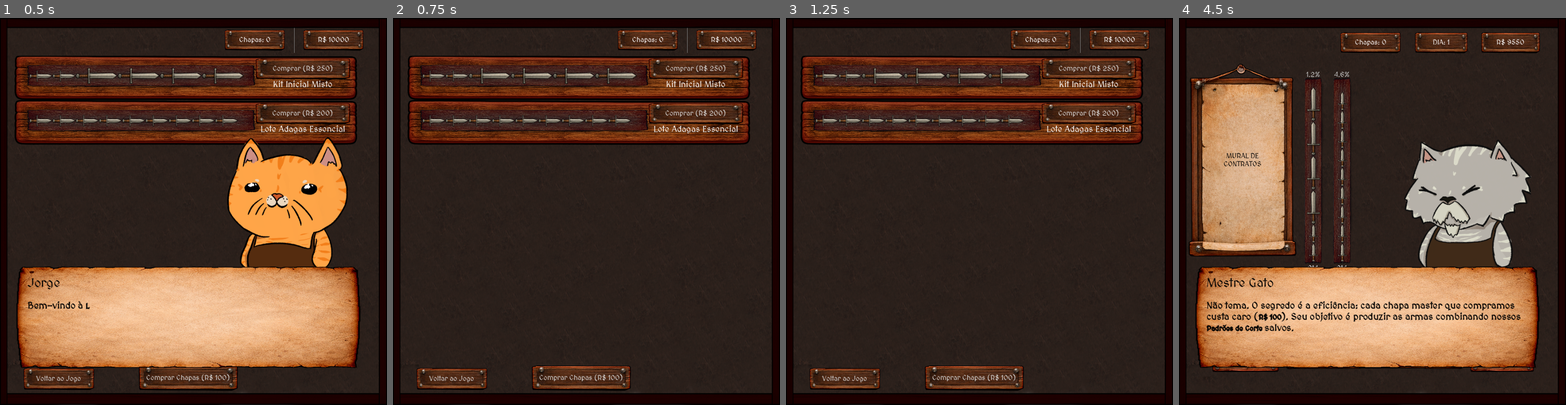
Above: before the commit, frames 1-4 (left to right).
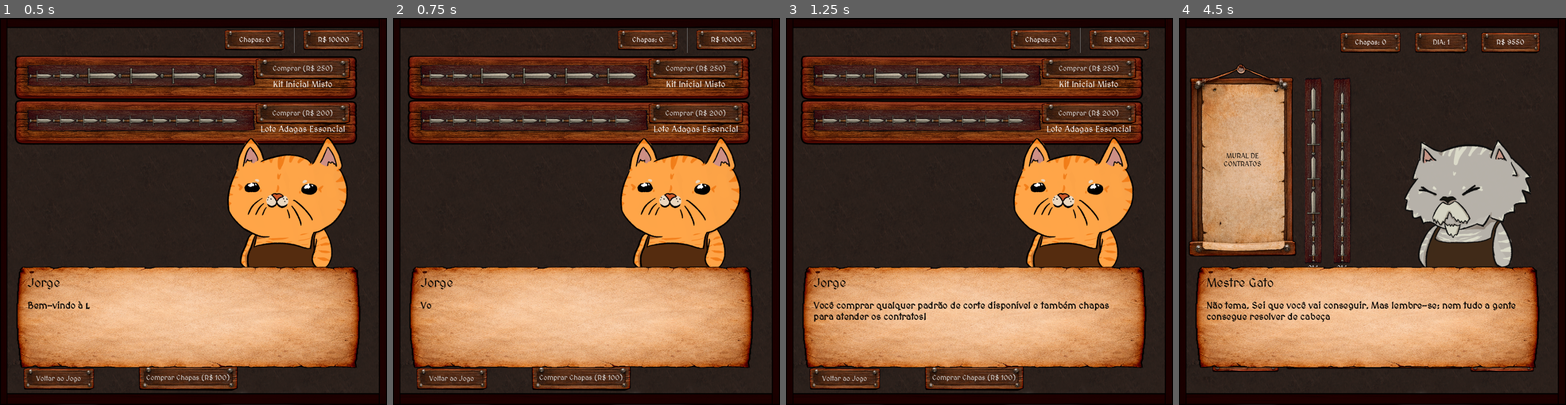
Above: after the commit, the same moments.

Repository: VitaumOS/Jogo_IC-Godot
Game: Godot game, scene res://scene/Cena_Loja.tscn
The game is run twice, just before and just after one commit, with the same random seed, the same clock (stepped at 60 frames per second) and the same inputs. This scene is started directly instead of the project's main scene.
Inputs (mouse positions are in pixels of both pictures, inside the frame that each line leads up to):
- Up to frame 1 (0.5 s): no input
- Up to frame 2 (0.75 s): tap Enter (ui_accept) at 0.5 s; move the mouse to (671, 192) at 0.52 s; click (671, 192) at 0.67 s
- Up to frame 3 (1.25 s): tap Enter (ui_accept) at 0.77 s
- Up to frame 4 (4.5 s): click (1480, 68) at 1.25 s, where only the run before the commit has a clickable "Comprar (R$ 250)"; click "Comprar (R$ 200)" at 2 s; click "Voltar ao Jogo" at 2.75 s; tap Enter (ui_accept) at 3.5, 3.77, 4.25 s; move the mouse to (1295, 230) at 3.52 s; click (1295, 230) at 3.67 s; move the mouse to (1411, 126) at 4.27 s; click (1411, 126) at 4.42 s

Frame 1 is identical in both runs. In frame 2, 31% of the frame differs, in the area x 4-94%, y 30-91%; in frame 3, 30%; in frame 4, 1.8%.

Commit message:
mudanças

Diff:
--- a/data_json/contratos.json
+++ b/data_json/contratos.json
@@ -2,17 +2,26 @@
   "contratos": [
     { "dia": 1, "nome": "Patrulha Rural", "demanda": [9, 0, 0, 0, 0, 0], "recompensa": 350 },
     { "dia": 1, "nome": "Segurança de Taberna", "demanda": [2, 8, 0, 0, 0, 0], "recompensa": 420 },
-    { "dia": 2, "nome": "Caça aos Ratos", "demanda": [0, 4, 4, 0, 0, 0], "recompensa": 550 },
-    { "dia": 2, "nome": "Caravana de Seda", "demanda": [5, 4, 7, 9, 0, 0], "recompensa": 680 },
-    { "dia": 3, "nome": "Supressão de Bandidos", "demanda": [13, 11, 0, 0, 0, 0], "recompensa": 950 },
-    { "dia": 3, "nome": "Escolta de Ervanário", "demanda": [3, 1, 3, 4, 0, 0], "recompensa": 1150 },
+
+    { "dia": 2, "nome": "Caça aos Ratos", "demanda": [0, 4, 4, 0, 0, 0], "recompensa": 400},
+    { "dia": 2, "nome": "Caravana de Seda", "demanda": [5, 4, 7, 9, 0, 0], "recompensa": 500 },
+    { "dia": 2, "nome": "Armas para os soldados Reais", "demanda": [9, 12, 7, 12, 0, 0], "recompensa": 550 },
+    { "dia": 2, "nome": "Caravana de Tecidos", "demanda": [11, 8, 5, 5, 0, 0], "recompensa": 600 },
+
+    { "dia": 3, "nome": "Supressão de Bandidos", "demanda": [20, 11, 10, 0, 0, 0], "recompensa": 950 },
+    { "dia": 3, "nome": "Escolta de Ervanário", "demanda": [25, 2, 30, 4, 0, 0], "recompensa": 1050 },
+    { "dia": 3, "nome": "Escolta de Comissários", "demanda": [30, 1, 3, 10, 0, 0], "recompensa": 1250 },
+
     { "dia": 4, "nome": "Vigília Noturna", "demanda": [5, 5, 12, 8, 4, 0], "recompensa": 1400 },
     { "dia": 4, "nome": "Manutenção de Muralhas", "demanda": [11, 6, 11, 3, 6, 0], "recompensa": 1450 },
+
     { "dia": 5, "nome": "Cerco ao Forte", "demanda": [19, 13, 7, 5, 8, 0], "recompensa": 1950 },
     { "dia": 5, "nome": "Proteção Real", "demanda": [11, 11, 11, 7, 5, 2], "recompensa": 2000 },
+
     { "dia": 6, "nome": "Exploração de Minas", "demanda": [7, 7, 19, 11, 4, 3], "recompensa": 3000 },
     { "dia": 6, "nome": "Expedição de Reconhecimento", "demanda": [9, 9, 9, 9, 5, 4], "recompensa": 3400 },
-    { "dia": 7, "nome": "Guarda de Honra Ducal", "demanda": [4, 4, 13, 13, 11, 5], "recompensa": 4900 },
-    { "dia": 7, "nome": "Batalha do Armagedom", "demanda": [27, 21, 14, 11, 9, 7], "recompensa": 3000 }
+
+    { "dia": 7, "nome": "Guarda de Honra Ducal", "demanda": [90, 4, 0, 0, 19, 5], "recompensa": 4900 },
+    { "dia": 7, "nome": "Batalha do Armagedom", "demanda": [60, 27, 19, 23, 9, 22], "recompensa": 3000 }
   ]
 }
--- a/data_json/dialogos.json
+++ b/data_json/dialogos.json
@@ -12,22 +12,50 @@
     },
     {
       "nome": "Mestre Gato",
-      "texto": "Não tema. O segredo é a eficiência: cada chapa master que compramos custa caro ([b]R$ 100[/b]). Seu objetivo é produzir as armas combinando nossos [b]Padrões de Corte[/b] salvos.",
+      "texto": "Não tema. Sei que você vai conseguir. Mas lembre-se: nem tudo a gente consegue resolver de cabeça",
       "retrato": "res://Sprite/gatinhos/Ferreiro.png"
     },
     {
-      "nome": "Mestre Gato",
-      "texto": "Se você atender às demandas gastando o mínimo possível de chapas, nossa margem de lucro será alta e a ferraria prospera. Use os botões [+] e [-] na lista para decidir quantas vezes usar cada padrão hoje!",
-      "retrato": "res://Sprite/gatinhos/Ferreiro.png"
+      "nome": "Jorge",
+      "texto": "...",
+      "retrato": "res://Sprite/gatinhos/NekoJorge.png"
+    },
+    {
+      "nome": "Jorge",
+      "texto": "B-bom, vamos ver o que conseguimos fazer!",
+      "retrato": "res://Sprite/gatinhos/NekoJorge.png"
+    },
+
+    {
+      "nome": "Jorge",
+      "texto": "Antes de mais nada, deixa eu te apresentar a ferraria: Aqui você pode selecionar um contrato, comprar padrões de cortes e chapas para atender o contrato e, quando tiver tudo pronto, você pode começar a BATER O FERRO, para montar todas as armas do contrato.",
+      "retrato": "res://Sprite/gatinhos/NekoJorge.png"
+    },
+    {
+      "nome": "Jorge",
+      "texto": "Quando terminar tudo que tem para fazer no dia, aperte o botão para passar o dia. Lembre-se que você tem taxas a pagar diariamente, então termine tudo mesmo antes de prosseguir!",
+      "retrato": "res://Sprite/gatinhos/NekoJorge.png"
     }
   ],
+
+
+
+
   "primeira_loja": [
     {
       "nome": "Jorge",
       "retrato": "res://Sprite/gatinhos/NekoJorge.png",
-      "texto": "Bem-vindo à [b]Loja de Padrões[/b]! Aqui você usa seus lucros para liberar novas combinações de corte. Quanto mais padrões você tiver, mais fácil será combinar as peças para reduzir o desperdício!"
+      "texto": "Bem-vindo à [b]Loja de Padrões[/b]! Aqui você usa seu dinheiro para liberar novas combinações de corte. Quanto mais padrões você tiver, mais fácil será combinar as peças para reduzir o desperdício!"
+    },
+    {
+      "nome": "Jorge",
+      "retrato": "res://Sprite/gatinhos/NekoJorge.png",
+      "texto": "Você comprar qualquer padrão de corte disponível e também chapas para atender os contratos!"
     }
   ],
+
+
+
   "primeiro_mural": [
     {
       "nome": "Jorge",
@@ -35,13 +63,25 @@
       "texto": "Este é o [b]Mural de Contratos[/b]. Aqui você escolhe quais pedidos a ferraria vai atender hoje. Fique de olho na demanda de armas e na recompensa antes de aceitar!"
     }
   ],
+
+
+
   "primeiro_desperdicio": [
     {
       "nome": "Jorge",
       "retrato": "res://Sprite/gatinhos/NekoJorge.png",
       "texto": "Preste atenção, Jorge! Aquela barra [b]Vermelha[/b] ali embaixo apareceu. Isso significa [b]Desperdício[/b]! Você cortou mais peças do que o cliente pediu. Cada pedaço que sobra é dinheiro jogado no lixo!"
+    },
+
+    {
+      "nome": "Jorge",
+      "retrato": "res://Sprite/gatinhos/NekoJorge.png",
+      "texto": "É normal desperdiçar, as vezes o padrão de corte que você vai usar vai ultrapassar o limite, mas é sempre bom evitar e fazer escolhas mais econômicas!"
     }
   ],
+
+
+
   "primeira_modelagem": [
     {
       "nome": "Jorge",
@@ -49,6 +89,9 @@
       "texto": "Chega de adivinhar de cabeça! Esta é a tela de [b]Modelagem Matemática[/b]. Aqui nós transformamos a demanda em Restrições e os padrões em Variáveis de Decisão. O solver PuLP vai calcular a solução ótima para você!"
     }
   ],
+
+
+
   "2": [
     {
       "nome": "Jorge",
@@ -56,16 +99,18 @@
       "retrato": "res://Sprite/gatinhos/NekoJorge.png"
     },
     {
-      "nome": "Mestre Gato (Nota no Quadro)",
-      "texto": "『Jorge, cada chapa master tem exatamente [b]500mm[/b]. Quando um padrão não preenche totalmente esses 500mm, a sobra é [b]Desperdício[/b] puro! Dinheiro jogado no lixo.』",
-      "retrato": "res://Sprite/gatinhos/Ferreiro.png"
+      "nome": "Jorge",
+      "texto": "Seria bom termos uma noção do quanto a gente tá desperdiçando,né. Agora podemos ver o quanto estamos gastando em cada padrão de corte!",
+      "retrato": "res://Sprite/gatinhos/NekoJorge.png"
     },
     {
       "nome": "Jorge",
-      "texto": "Entendi! Hoje os clientes pediram itens diferentes. Preciso olhar com atenção a barra visual de cada padrão e escolher aqueles que geram a menor perda de material possível.",
+      "texto": "Use isso como um guia para comprar padrões de corte: padrões de corte que desperdiçam muito devem ser evitados!",
       "retrato": "res://Sprite/gatinhos/NekoJorge.png"
     }
   ],
+
+
   "3": [
     {
       "nome": "Jorge",
@@ -78,6 +123,8 @@
       "retrato": "res://Sprite/gatinhos/NekoJorge.png"
     }
   ],
+
+
   "4": [
     {
       "nome": "Jorge",
@@ -115,6 +162,9 @@
       "retrato": "res://Sprite/gatinhos/NekoJorge.png"
     }
   ],
+
+
+
   "5": [
     {
       "nome": "Jorge",
--- a/data_json/padroes.json
+++ b/data_json/padroes.json
@@ -5,15 +5,40 @@
 
     { "dia": 2, "nome": "Fronteira Espadas G", "composicao": [0, 0, 4, 0, 0, 0], "preco": 100 },
     { "dia": 2, "nome": "Corte Machado e Adaga", "composicao": [1, 0, 0, 5, 0, 0], "preco": 120 },
+    { "dia": 2, "nome": "Trinca de Espadas M", "composicao": [0, 3, 1, 0, 0, 0], "preco": 140 },
+    { "dia": 2, "nome": "Lote Adaga Otimizado", "composicao": [9, 0, 0, 0, 0, 0], "preco": 180 },
+    { "dia": 2, "nome": "Corte Misto de Defesa", "composicao": [2, 2, 1, 0, 0, 0], "preco": 160 },
+    { "dia": 2, "nome": "Par de Machados Compacto", "composicao": [0, 0, 0, 2, 0, 0], "preco": 90 },
+    { "dia": 2, "nome": "Dupla Espada e Machado", "composicao": [0, 2, 0, 2, 0, 0], "preco": 150 },
+    { "dia": 2, "nome": "Excesso de Adagas", "composicao": [5, 1, 0, 1, 0, 0], "preco": 130 },
 
     { "dia": 3, "nome": "Padrão Desperdiçador (Ruim)", "composicao": [1, 1, 0, 0, 0, 0], "preco": 50 },
     { "dia": 3, "nome": "Sucata Otimizada G", "composicao": [3, 0, 2, 1, 0, 0], "preco": 200 },
+    { "dia": 3, "nome": "Linha de Arcos Leves", "composicao": [1, 0, 0, 0, 2, 0], "preco": 220 },
+    { "dia": 3, "nome": "Corte Avançado Misto", "composicao": [1, 2, 1, 1, 0, 0], "preco": 240 },
+    { "dia": 3, "nome": "Otimização Espada G", "composicao": [3, 1, 2, 0, 0, 0], "preco": 260 },
+    { "dia": 3, "nome": "Dupla de Arcos Padrão", "composicao": [0, 0, 0, 0, 2, 0], "preco": 180 },
+    { "dia": 3, "nome": "Grade de Machados G", "composicao": [0, 0, 2, 2, 0, 0], "preco": 210 },
+    { "dia": 3, "nome": "Simples Machado e Arco", "composicao": [0, 0, 0, 1, 1, 0], "preco": 150 },
 
     { "dia": 4, "nome": "Combo Lâminas Pesadas", "composicao": [0, 2, 1, 2, 0, 0], "preco": 250 },
     { "dia": 4, "nome": "Carga Arcos Longos", "composicao": [0, 0, 0, 0, 2, 0], "preco": 300 },
+    { "dia": 4, "nome": "Suporte de Lanças M", "composicao": [1, 0, 0, 0, 1, 1], "preco": 320 },
+    { "dia": 4, "nome": "Corte de Elite Perfeito", "composicao": [0, 3, 0, 0, 0, 1], "preco": 340 },
+    { "dia": 4, "nome": "Par de Lanças Rústico", "composicao": [1, 0, 0, 0, 0, 2], "preco": 280 },
+    { "dia": 4, "nome": "Arquearia e Infantaria", "composicao": [2, 1, 0, 0, 1, 0], "preco": 260 },
+    { "dia": 4, "nome": "Corte Misto de Cerco", "composicao": [0, 0, 1, 2, 1, 0], "preco": 290 },
+    { "dia": 4, "nome": "Lote Geral de Lâminas", "composicao": [4, 1, 1, 0, 0, 0], "preco": 230 },
 
     { "dia": 5, "nome": "Linha de Lanças Real", "composicao": [0, 0, 0, 0, 0, 2], "preco": 350 },
     { "dia": 5, "nome": "Mix de Linha de Frente", "composicao": [2, 1, 1, 1, 1, 0], "preco": 400 },
+    { "dia": 5, "nome": "Engenharia Suprema", "composicao": [1, 0, 1, 1, 1, 1], "preco": 450 },
+    { "dia": 5, "nome": "Otimização de Lanças G", "composicao": [1, 1, 1, 0, 0, 2], "preco": 420 },
+    { "dia": 5, "nome": "Arsenal de Arcos Otimizado", "composicao": [3, 0, 0, 1, 2, 0], "preco": 380 },
+    { "dia": 5, "nome": "Par de Lanças Puro", "composicao": [0, 0, 0, 0, 0, 2], "preco": 300 },
+    { "dia": 5, "nome": "Forja Rápida de Elite", "composicao": [0, 1, 2, 1, 1, 0], "preco": 370 },
+    { "dia": 5, "nome": "Super Lote de Adagas", "composicao": [9, 0, 0, 0, 0, 0], "preco": 200 },
+
     { "dia": 6, "nome": "Padrão de Emergência Ineficiente", "composicao": [1, 0, 0, 0, 1, 0], "preco": 100 }
   ]
 }
--- a/pulp_solution.json
+++ b/pulp_solution.json
@@ -2,8 +2,9 @@
     "status": "Optimal",
     "chapas_usadas": 6,
     "plano_corte": {
-        "Padrao_2": 1,
-        "Padrao_3": 2,
-        "Padrao_4": 3
+        "Padrao_1": 1,
+        "Padrao_2": 2,
+        "Padrao_3": 1,
+        "Padrao_4": 2
     }
 }
--- a/resolve_modelagem.json
+++ b/resolve_modelagem.json
@@ -1 +1 @@
-{"status": "Optimal", "solucao": [1, 0, 3, 2]}
+{"status": "Optimal", "solucao": [0, 2, 3, 2, 0, 0, 0, 2]}
--- a/scene/Cena_Loja.tscn
+++ b/scene/Cena_Loja.tscn
@@ -39,7 +39,7 @@
 layout_mode = 1
 offset_left = 24.0
 offset_top = 80.0
-offset_right = 851.0
+offset_right = 877.0
 offset_bottom = 760.0
 
 [node name="VBoxItens" type="VBoxContainer" parent="UI/ScrollContainer" unique_id=952896832]
--- a/script/Main.gd
+++ b/script/Main.gd
@@ -46,8 +46,6 @@
 func _gerar_visualizacao_demanda():
 
 	if Global.contrato_ativo == null: return
-
-	# 1. CRIAR AS LINHAS DE DEMANDA DO CONTRATO
 	for i in demanda.size():
 		var qtd_necessaria = demanda[i]
 		if qtd_necessaria > 0:
@@ -86,7 +84,7 @@
 
 		linha_desperdicio.add_child(icone_perda)
 		linha_desperdicio.add_child(label_perda)
-		linha_desperdicio.modulate = Color(0.9, 0.2, 0.2, 1.0) # Vermelho fixo
+		linha_desperdicio.modulate = Color(0.9, 0.2, 0.2, 1.0)
 
 		container_chapa.add_child(linha_desperdicio)
 
@@ -148,15 +146,14 @@
 func _conectar_sinais_botoes_quantidade():
 	await get_tree().process_frame
 	for linha in vbox_padroes_lista.get_children():
-		var btn_mais = linha.find_child("btn_mais", true, false) as Button
-		var btn_menos = linha.find_child("btn_menos", true, false) as Button
-
-		if not btn_mais or not btn_menos:
-			for filho in linha.find_children("*", "Button", true, false):
-				filho.pressed.connect(func(): _atualizar_pintura_demanda())
-		else:
-			btn_mais.pressed.connect(func(): _atualizar_pintura_demanda())
-			btn_menos.pressed.connect(func(): _atualizar_pintura_demanda())
+		var btn_mais = linha.find_child("btnMais") as Button
+		var btn_menos = linha.find_child("btnMenos") as Button
+		btn_mais.pressed.connect(func(): _atualizar_pintura_demanda())
+		btn_menos.pressed.connect(func(): _atualizar_pintura_demanda())
+
+		if Global.dia_atual==1:
+			var label_perda= linha.find_child("Perda") as Label
+			label_perda.visible=false
 
 func _verificar_dialogo_diario():
 	if Global.deve_exibir_dialogo_do_dia():
